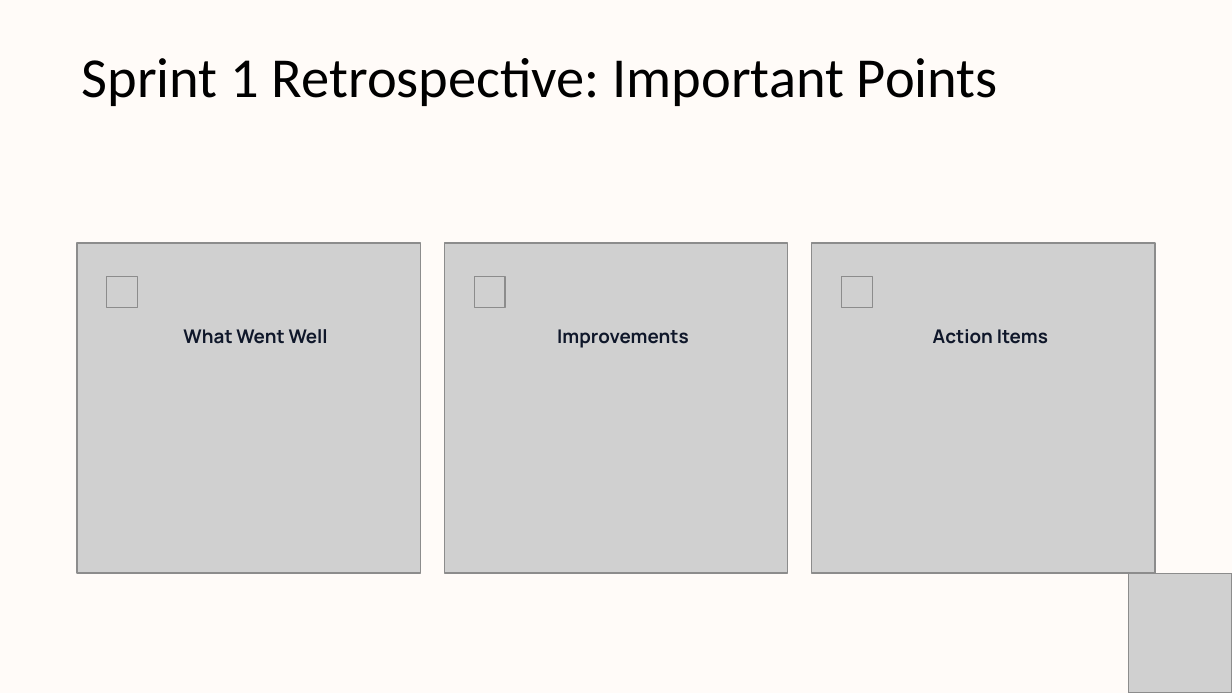
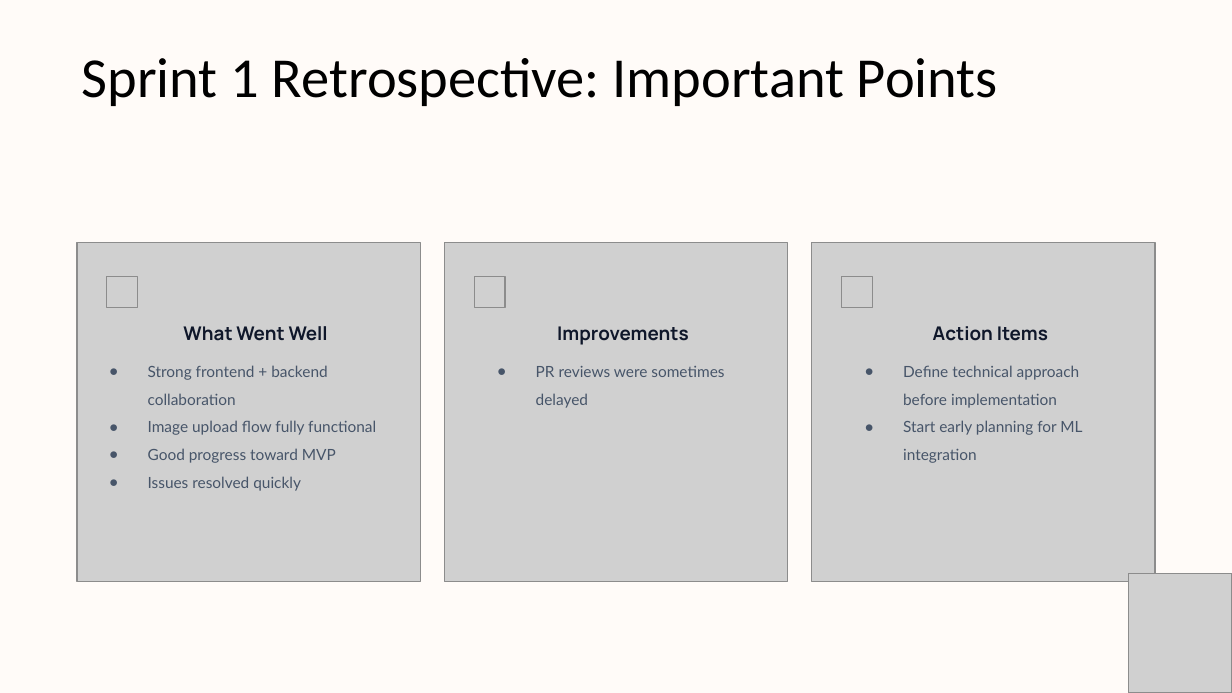
Before and after one commit to htmw/STARLABS, a slide deck: slide 51 of Documents/Powerpoint_Presentations/KneeVision - Sprint 1 Presentation.pptx. Drawn at 1232x693 pixels with LibreOffice and Linux fonts; fonts in the diff are those of the drawing; grey boxes stand for pictures; background and template pictures are left out. Boxes give left, top, right and bottom in pixels: in the first picture for what was removed or moved away, otherwise in the second. Text is boxed around its words. In the diff, an @@ line names an element or a change of style, - is before the commit and + after.

Commit message:
sprint1 presentation files

```diff
--- a/Documents/Powerpoint_Presentations/KneeVision - Sprint 1 Presentation.pptx
+++ b/Documents/Powerpoint_Presentations/KneeVision - Sprint 1 Presentation.pptx
@@ picture: place and size @@
-picture at [76,243,420,573]
+picture at [76,243,420,582]
@@ picture: place and size @@
-picture at [445,243,788,573]
+picture at [445,243,788,582]
@@ picture: place and size @@
-picture at [812,243,1156,573]
+picture at [812,243,1156,582]
@@ text added at [148,365,376,491], 9 pt, text #475569 @@
+● Strong frontend + backend collaboration
+● Image upload flow fully functional
+● Good progress toward MVP
+● Issues resolved quickly
@@ text added at [536,366,724,408], 9 pt, text #475569 @@
+● PR reviews were sometimes delayed
@@ text added at [903,365,1082,463], 9 pt, text #475569 @@
+● Define technical approach before implementation
+● Start early planning for ML integration
```
Also in this commit, not shown: 1 other slide changed, 1 slide added, 1 slide removed, 1 other file.
